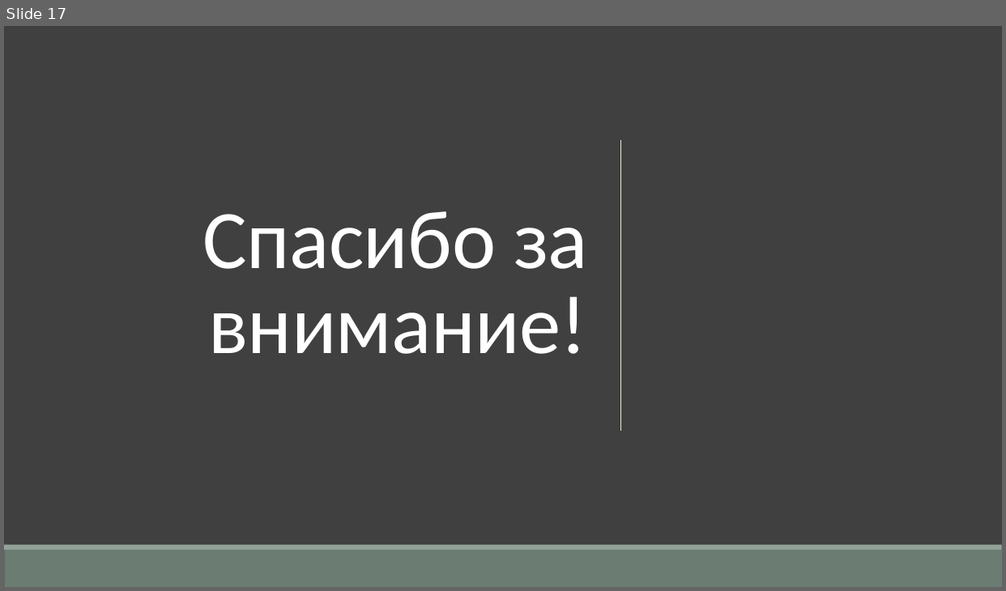
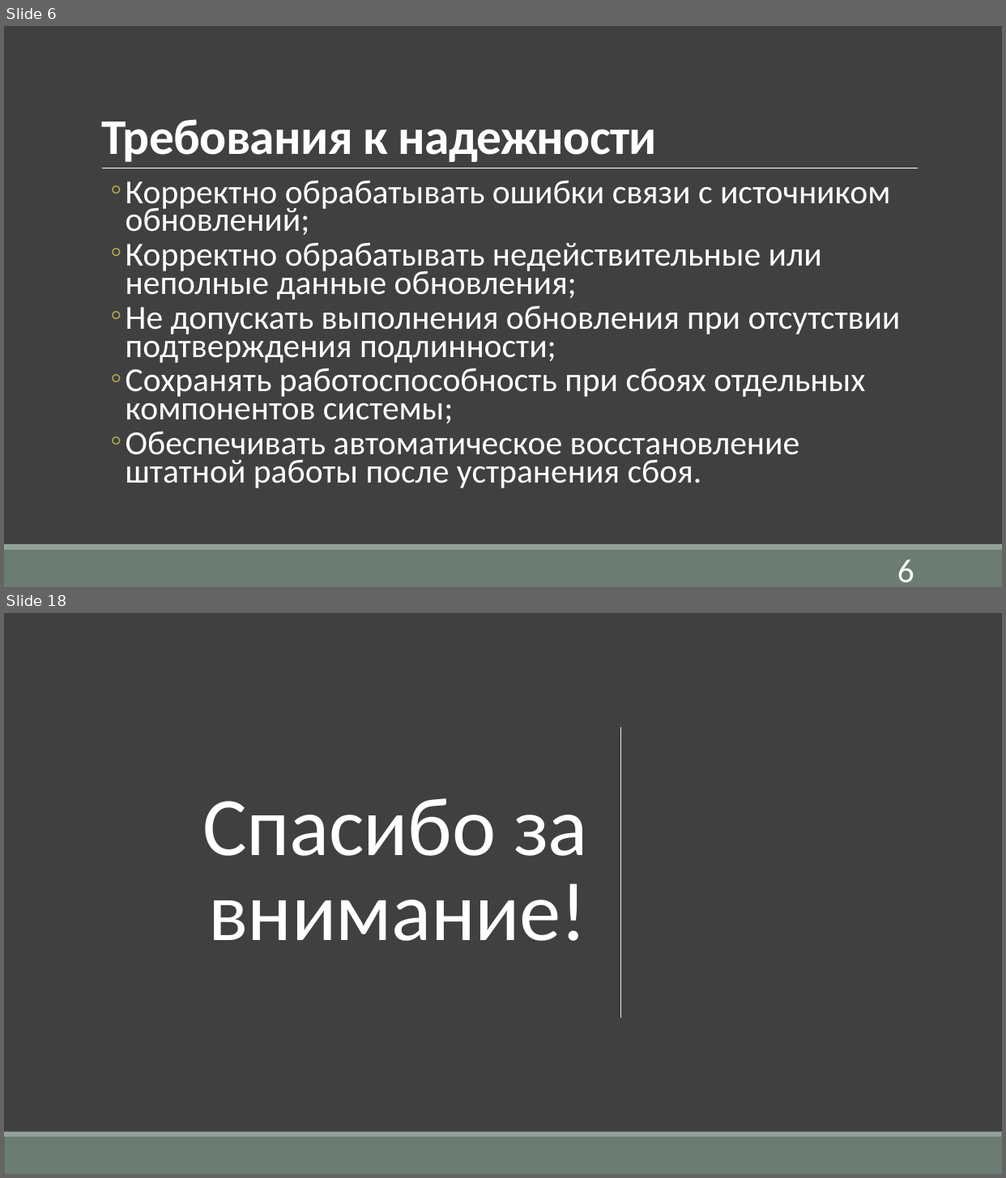
Before and after one commit to AknasMacefg/ITiABD, a slide deck: Курс 3/DevOps/ИД23-1_МасловАН_Отчёт по проекту.pptx. Shown one above the other, each under a label of ours: slide 17 before the commit, slides 6 and 18 after it; the slides between them are not shown. The pictures are 1006x591 and 1006x1178 pixels, drawn with LibreOffice and Linux fonts; fonts in the diff are those of the drawing. Boxes give left, top, right and bottom in pixels: in the first picture for what was removed or moved away, otherwise in the second. Text is boxed around its words. In the diff, an @@ line names an element or a change of style, - is before the commit and + after.

```diff
--- a/Курс 3/DevOps/ИД23-1_МасловАН_Отчёт по проекту.pptx
+++ b/Курс 3/DevOps/ИД23-1_МасловАН_Отчёт по проекту.pptx
@@ slide 6 added at (4, 26, 1002, 587), background #404040 @@
@@ title added at (101, 119, 657, 162), 48 pt, text #FFFFFF, bold @@
+Требования к надежности
@@ line added from (102, 169) to (918, 169), #FFFFFF 0.5 pt @@
@@ text added at (126, 180, 901, 489), 32.4 pt, text #FFFFFF @@
+  ◦ Корректно обрабатывать ошибки связи с источником обновлений;
+  ◦ Корректно обрабатывать недействительные или неполные данные обновления;
+  ◦ Не допускать выполнения обновления при отсутствии подтверждения подлинности;
+  ◦ Сохранять работоспособность при сбоях отдельных компонентов системы;
+  ◦ Обеспечивать автоматическое восстановление штатной работы после устранения сбоя.
@@ rectangle added at (4, 550, 1002, 587), fill #6B7D72 @@
@@ rectangle added at (4, 544, 1002, 550), fill #93A299 @@
@@ page number added at (897, 560, 914, 582), 32 pt, text #FFFFFF @@
+6
@@ what was slide 17 is now slide 18 @@
```
Also in this commit, not shown: 4 slides changed, 12 other slides added, 12 slides removed, 4 other files.
